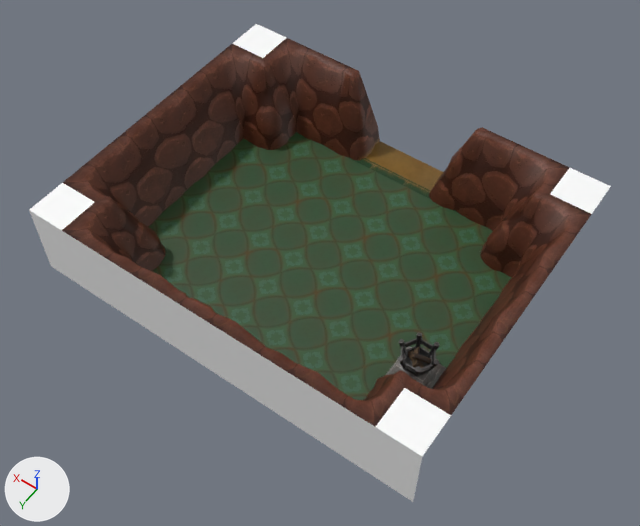
The FBX model Bin/Resources/Meshes/TailCave/Lv01TailCave_05F.fbx, before and after one commit.
Rendered twice from a camera (50 mm lens) standing at (-0.1138, 0.1612, 0.2476) and looking at (-0.0048, 0.0085, 0.0076). Lighting does not change. The marker at lower left points along +X, +Y and +Z. Where no turn or scale is listed for an object, it has been applied to the vertices.

Before the edit, the objects in view are built like this:
```python
me_mesh_001 = bpy.data.meshes.new('Mesh.001')
me_mesh_001.from_pydata([(-0.075, 0.06, 0.0), (-0.075, 0.06, 0.03), (0.075, 0.06, 0.0), (0.075, 0.06, 0.03)], [], [(0, 1, 2), (1, 3, 2)])
me_mesh_001.materials.append(mat_mi_dungeonroof_01)  # white #ffffff
me_mesh_003 = bpy.data.meshes.new('Mesh.003')
me_mesh_003.from_pydata(...)  # 67 vertices, 98 faces; spans x -0.06..0.06, y -0.045..0.06, z 0.0..0.0001
me_mesh_003.materials.append(mat_mi_d1_f_floor_c_01)
me_mesh_007 = bpy.data.meshes.new('Mesh.007')
me_mesh_007.from_pydata(...)  # 16 vertices, 8 faces; spans x -0.075..0.075, y -0.06..0.06, z 0.03
me_mesh_007.materials.append(mat_black)  # white #ffffff
ob_lv01tailcave_05f1__black = bpy.data.objects.new('Lv01TailCave_05F1__black', me_mesh_007)
ob_lv01tailcave_05f1__black.location = (0.0, 0.0, 0.0)
ob_lv01tailcave_05f1__mi_d1_f_floor_c_01 = bpy.data.objects.new('Lv01TailCave_05F1__MI_d1_f_floor_c_01', me_mesh_003)
ob_lv01tailcave_05f1__mi_d1_f_floor_c_01.location = (0.0, 0.0, 0.0)
ob_lv01tailcave_05f1__mi_dungeonroof_01 = bpy.data.objects.new('Lv01TailCave_05F1__MI_DungeonRoof_01', me_mesh_001)
ob_lv01tailcave_05f1__mi_dungeonroof_01.location = (0.0, 0.0, 0.0)
# also in view: 'Lv01TailCave_05F1__MI_d1_w_wall_a_04' at (0.0, 0.0, 0.0152); 'Lv01TailCave_05F1__MI_d1_f_floor_a_01' at (0.0, -0.0525, 0.0); 'Lv01TailCave_05F1__MI_DungeonFaceLamp_01' at (-0.0525, 0.0225, 0.0067); 'Lv01TailCave_05F1__MI_d1_w_wall_a_01' at (0.0, -0.053, 0.0152)
```
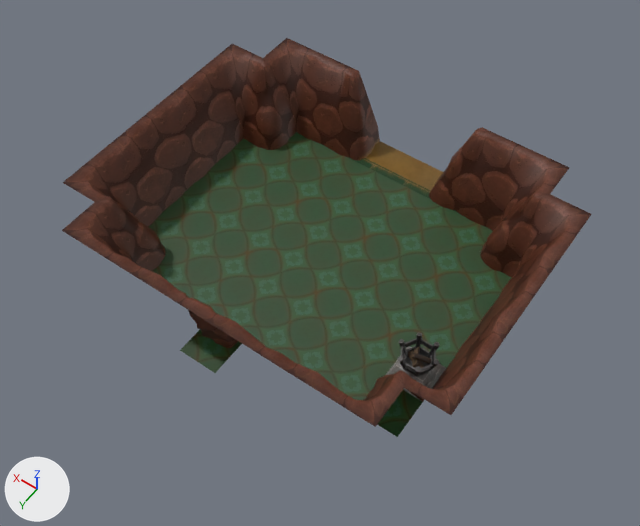
Pixel boxes [x1, y1, x2, y2] of what changed, in the pictures (640 x 526 px):
'Lv01TailCave_05F1__MI_DungeonRoof_01', deleted: before [29, 210, 422, 502]
'Lv01TailCave_05F1__black', deleted: before [30, 24, 611, 456]

The change, as a list of edits to the scene's bpy script:
```text
Remove ob_lv01tailcave_05f1__mi_dungeonroof_01:
    ob_lv01tailcave_05f1__mi_dungeonroof_01 = bpy.data.objects.new('Lv01TailCave_05F1__MI_DungeonRoof_01', me_mesh_001)
    ob_lv01tailcave_05f1__mi_dungeonroof_01.location = (0.0, 0.0, 0.0)
Remove ob_lv01tailcave_05f1__black:
    ob_lv01tailcave_05f1__black = bpy.data.objects.new('Lv01TailCave_05F1__black', me_mesh_007)
    ob_lv01tailcave_05f1__black.location = (0.0, 0.0, 0.0)
```
